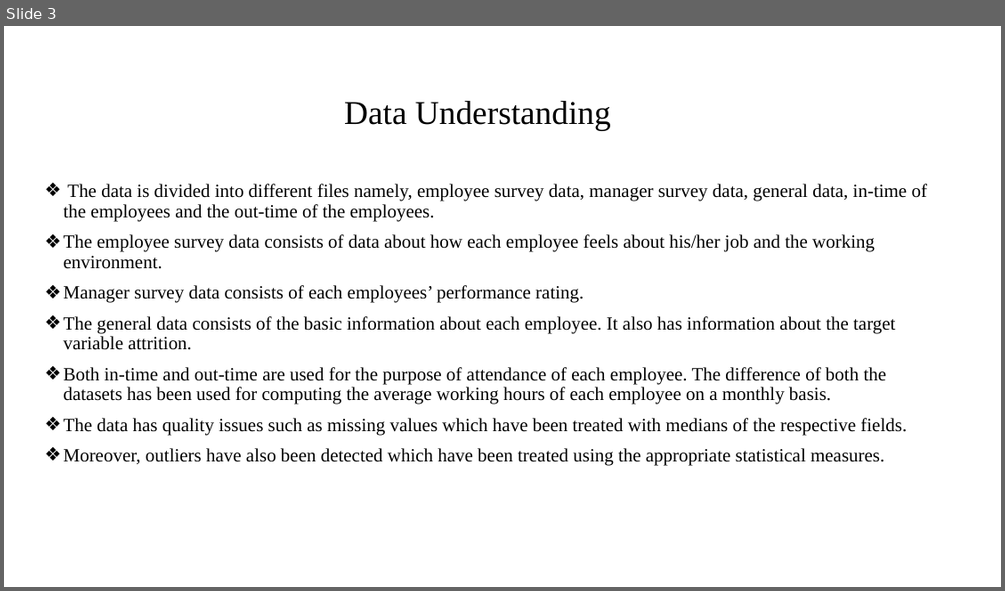
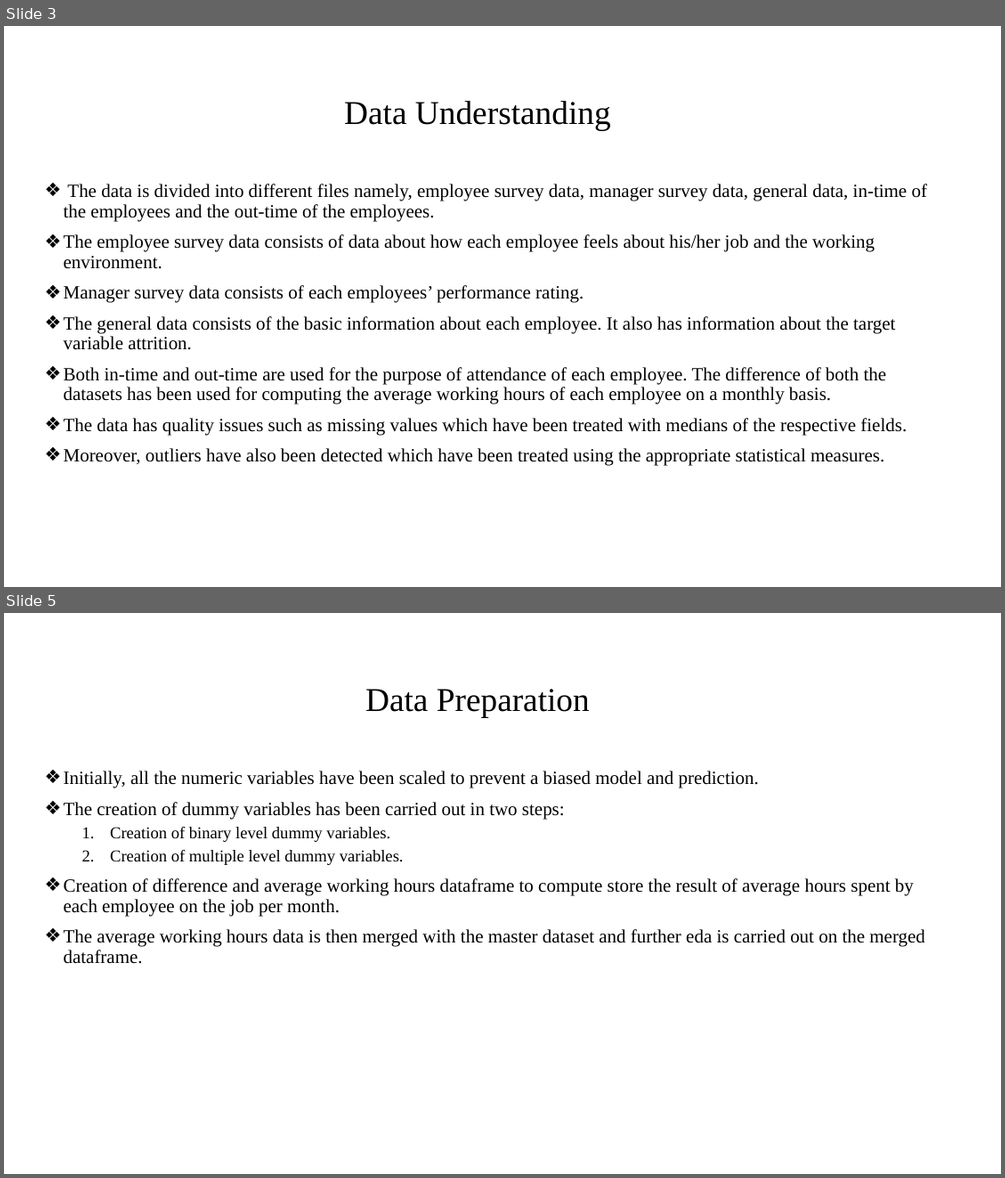
Before and after one commit to gaurav007x/HR-Analytics, a slide deck: HR Analytics Presentation.pptx. Shown one above the other, each under a label of ours: slide 3 before the commit, slides 3 and 5 after it; the slides between them are not shown. The pictures are 1005x591 and 1005x1178 pixels, drawn with LibreOffice and Linux fonts; fonts in the diff are those of the drawing; background and template pictures are left out. Boxes give left, top, right and bottom in pixels: in the first picture for what was removed or moved away, otherwise in the second. Text is boxed around its words. In the diff, an @@ line names an element or a change of style, - is before the commit and + after.

```diff
--- a/HR Analytics Presentation.pptx
+++ b/HR Analytics Presentation.pptx
@@ slide 5 added at [4, 613, 1001, 1174], background #FFFFFF @@
@@ title added at [365, 689, 590, 717], 32 pt, text #000000 @@
+Data Preparation
@@ text added at [64, 771, 925, 964], 18 pt, text #000000 @@
+❖ Initially, all the numeric variables have been scaled to prevent a biased model and prediction.
+❖ The creation of dummy variables has been carried out in two steps:
+  1. Creation of binary level dummy variables.
+  2. Creation of multiple level dummy variables.
+❖ Creation of difference and average working hours dataframe to compute store the result of average hours spent by each employee on the job per month.
+❖ The average working hours data is then merged with the master dataset and further eda is carried out on the merged dataframe.
```
Also in this commit, not shown: 4 slides changed, 3 other slides added, 4 slides removed, 1 other file.
